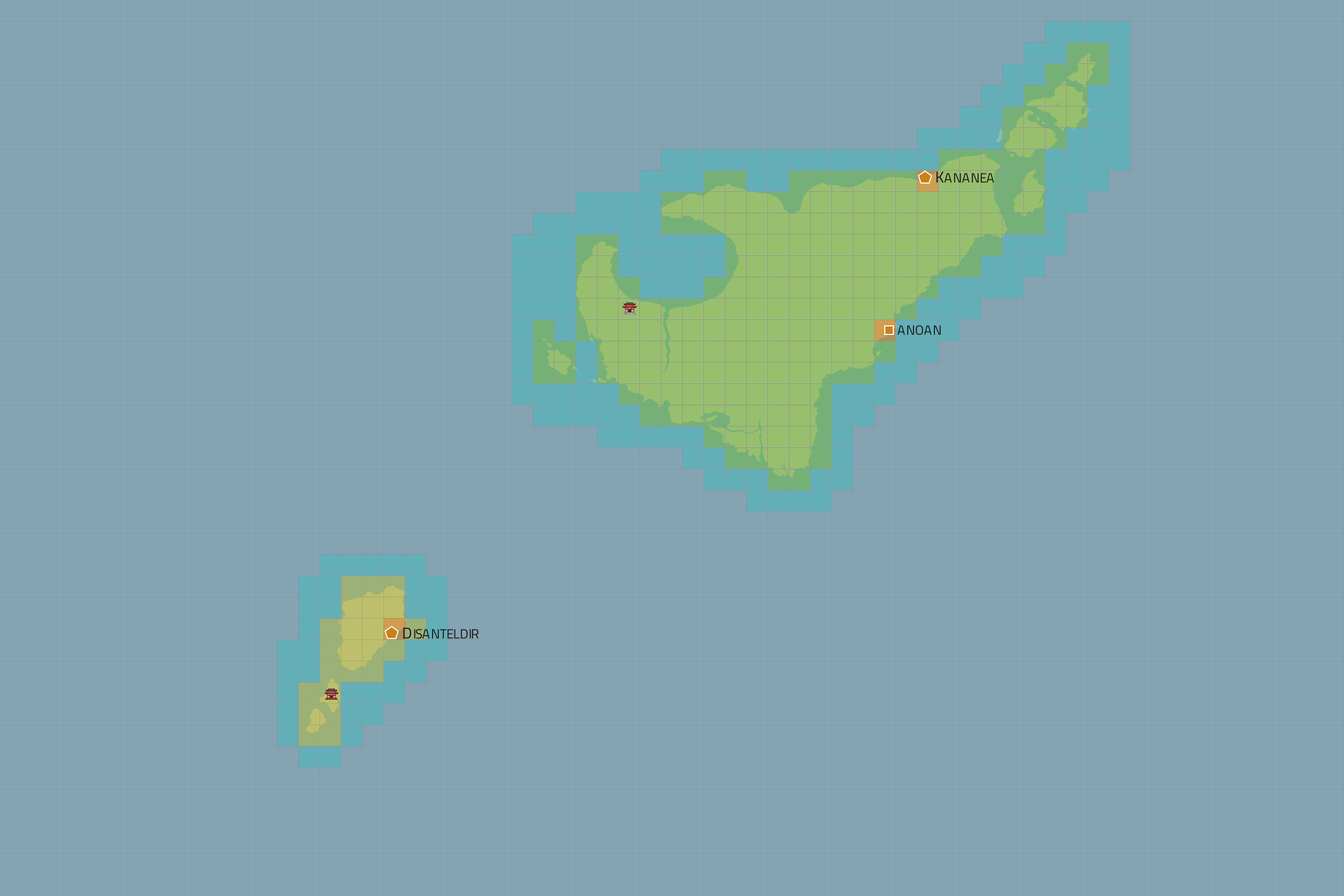
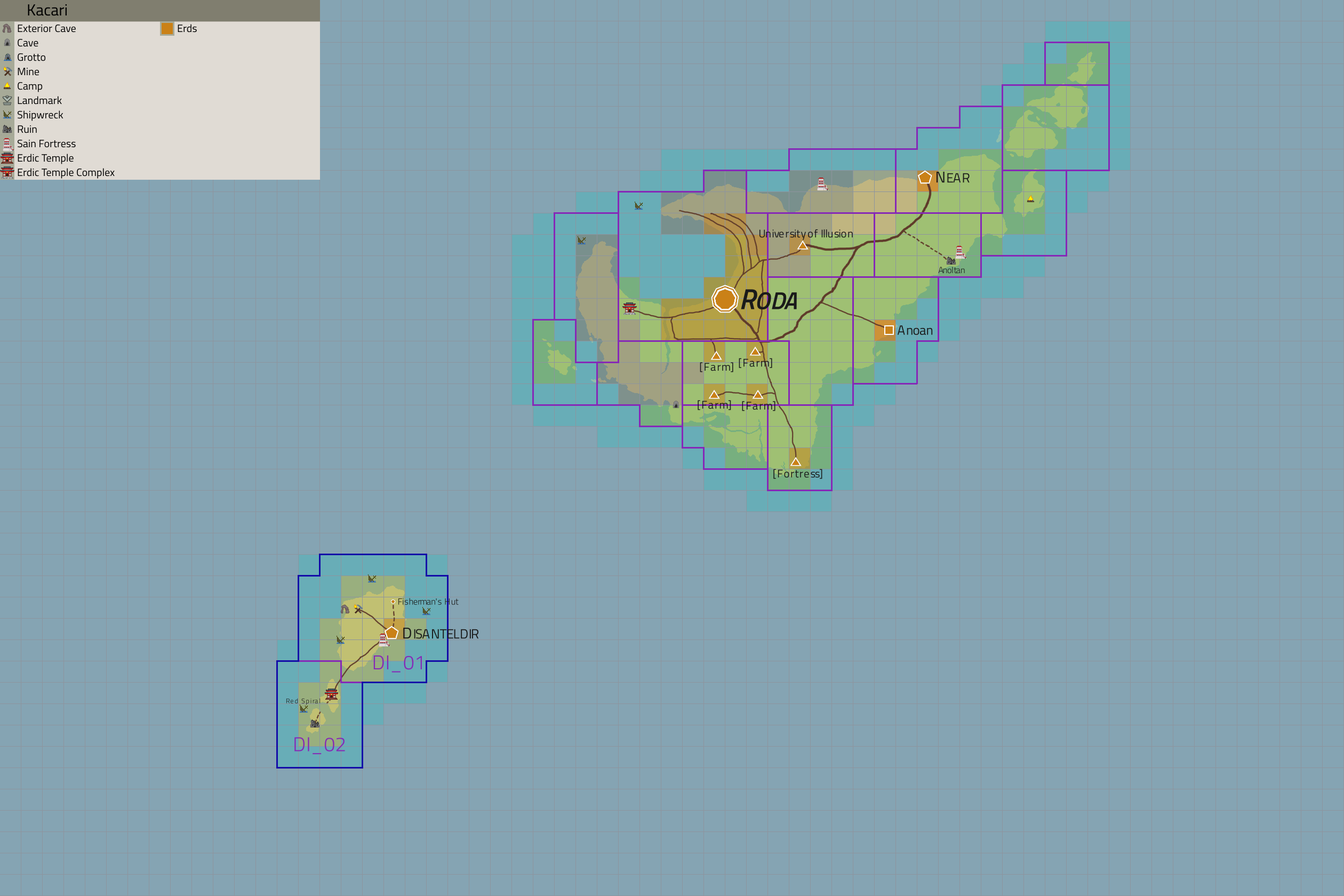
Revision of a layered 1344x896 image; what changed, layer by layer:
added group "Claim Map" with 6 layers above "PoIs" over (x1=272, y1=34, x2=1127, y2=769)
added layer "Releases" in group "Claim Map" over (x1=276, y1=553, x2=460, y2=769)
added layer "Claims" in group "Claim Map" over (x1=272, y1=34, x2=1127, y2=769)
painted on "PoIs" over (x1=237, y1=140, x2=1091, y2=769)
painted on "Settlements" over (x1=324, y1=129, x2=1008, y2=675)
added layer "[Temp] Roads" above "Legend" over (x1=307, y1=170, x2=956, y2=751)
added layer "Legend" above "Factions" over (x1=0, y1=0, x2=320, y2=180)
added layer "Factions" (50%) above "Regions" over (x1=0, y1=0, x2=1130, y2=769)
"Regions": opacity 57% → 50%, painted on it over (x1=0, y1=0, x2=1130, y2=769)
painted on "Grid" over (x1=0, y1=0, x2=1130, y2=769)
painted on "Landmass" over (x1=272, y1=34, x2=1127, y2=751)
painted on "Water" over (x1=0, y1=0, x2=1130, y2=769)
